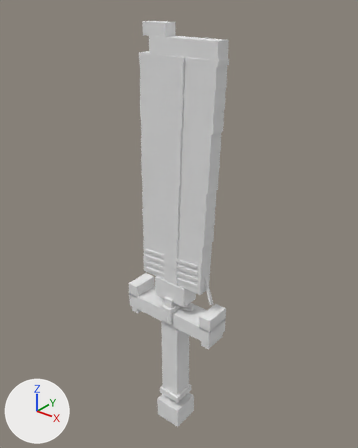
The OBJ model src/main/resources/assets/ashbound/models/mesh/folio_cleaver.obj, before and after one commit.
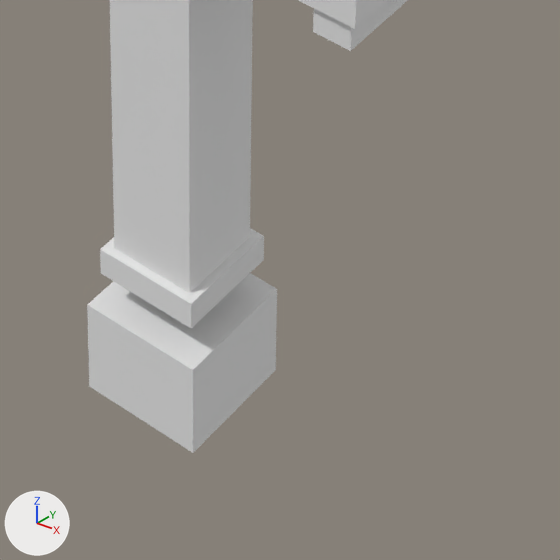
Each version is shown whole from a 50 mm lens placed at (2.415, -2.851, 2.747), pointed at (0.463, -0.411, 1.235), then close up on the part from 39% to 69% of the width and 76% to 100% of the height. The lights are fixed; the arrows at lower left show +X, +Y and +Z. The last two pictures show the newer version. Where no turn or scale is listed for an object, it has been applied to the vertices.

Before the edit, the objects in view are built like this:
```python
me_folio_cleaver = bpy.data.meshes.new('folio_cleaver')
me_folio_cleaver.from_pydata(...)  # 424 vertices, 636 faces; spans x 0.12..0.88, y -0.62..-0.38, z -0.46..2.55
# faces by material slot: [612, 24]
me_folio_cleaver.materials.append(mat_blade)  # white #e7e7e7
me_folio_cleaver.materials.append(mat_glow)  # white #e7e7e7
ob_folio_cleaver = bpy.data.objects.new('folio_cleaver', me_folio_cleaver)
ob_folio_cleaver.location = (0.0, 0.0, 0.0)
```
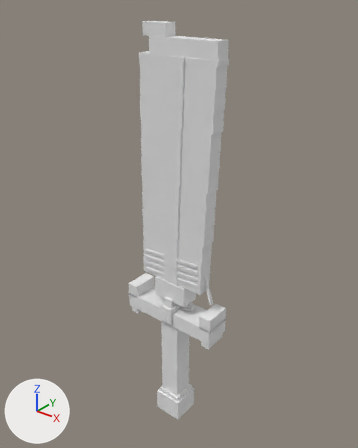
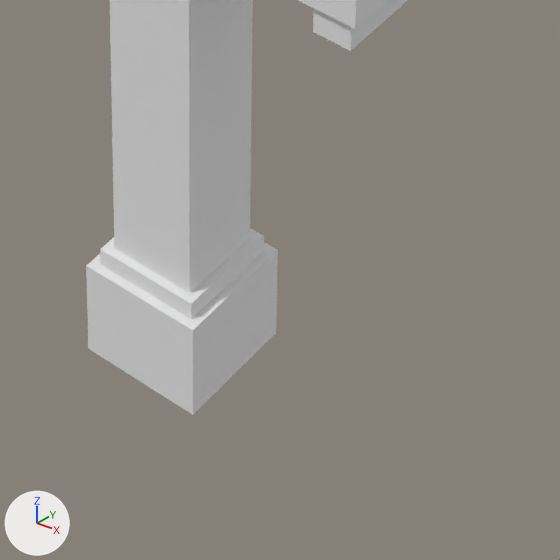
Where the change shows, as pixel boxes [x1, y1, x2, y2] in the close-ups (560 x 560 px; the box of a moved part takes in the faces that stretch with it):
'folio_cleaver', reshaped
    before: [87, 0, 408, 453]
    after: [86, 0, 408, 415]
part 1 of me_folio_cleaver, moved or reshaped
    before: [87, 273, 277, 453]
    after: [86, 242, 278, 415]

The change, as a list of edits to the scene's bpy script:
```text
Change me_folio_cleaver:
    used by ob_folio_cleaver; location = (0.0, 0.0, 0.0)
    remove me_folio_cleaver.from_pydata(...)  # 424 vertices, 636 faces; spans x 0.12..0.88, y -0.62..-0.38, z -0.46..2.55
    add me_folio_cleaver.from_pydata(...)  # 424 vertices, 636 faces; spans x 0.12..0.88, y -0.62..-0.38, z -0.38..2.55
    me_folio_cleaver part 1: the loose piece of 8 vertices spanning x 0.39..0.61, y -0.61..-0.39, z -0.46..-0.28 is moved by (0.0, 0.0, 0.08)
```
